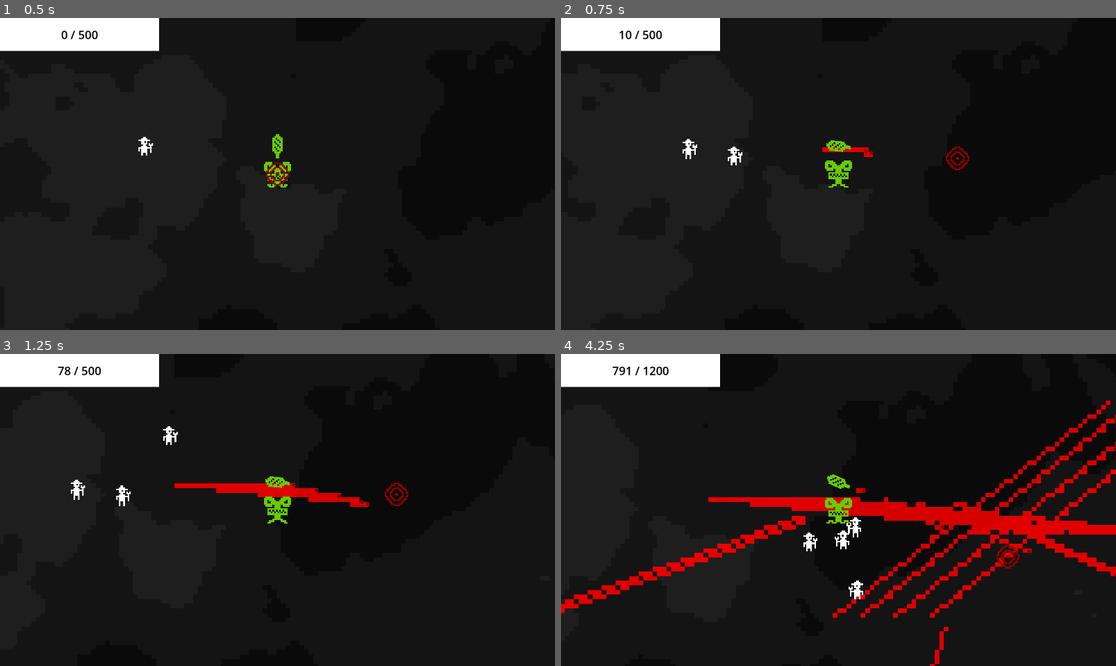
Above: before the commit, frames 1-4 (two rows, left to right).
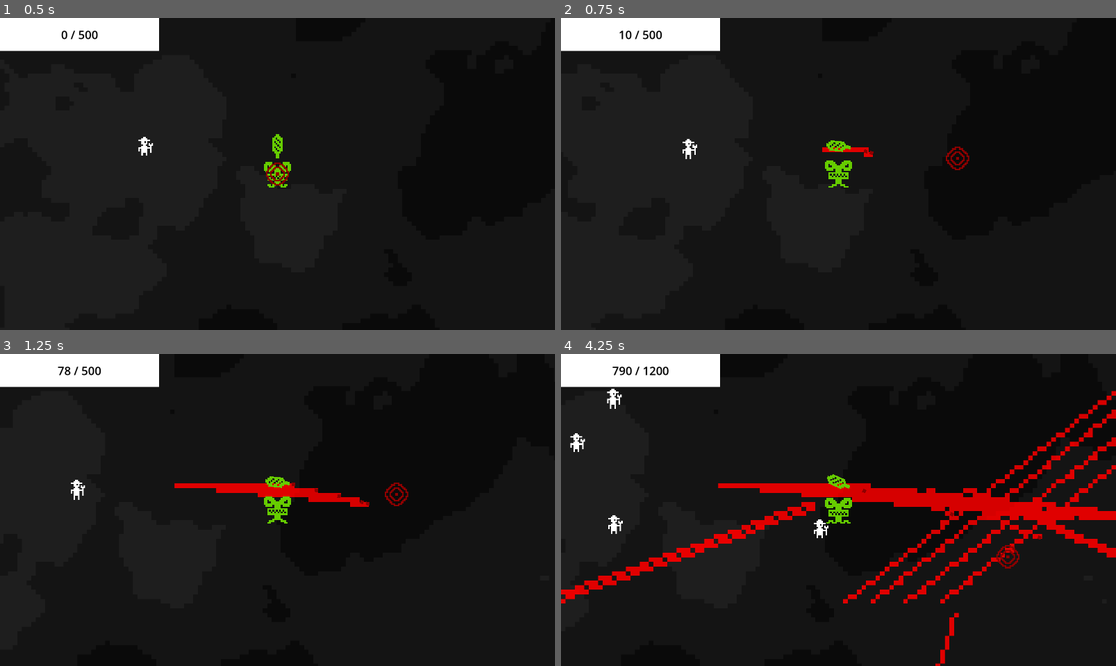
Above: after the commit, the same moments.

Repository: martindieck/color-contagion
Game: Godot game, scene res://Scenes/game.tscn
Two runs of this game, one before a commit and one after it. Both use one fixed random seed, a clock stepped at 60 frames per second and the inputs below.
Inputs (mouse positions are in pixels of both pictures, inside the frame that each line leads up to):
- Up to frame 1 (0.5 s): no input
- Up to frame 2 (0.75 s): move the mouse to (960, 158) at 0.52 s; press the mouse at (960, 158) at 0.53 s; hold D (move_right) from 0.53 s (still down)
- Up to frame 3 (1.25 s): keep holding D (move_right)
- Up to frame 4 (4.25 s): move the mouse to (727, 525) at 1.27 s; release D (move_right) at 1.28 s; release the mouse at (727, 525) at 1.28 s; hold Down (move_down) 1.28-2.03 s; click (727, 525) at 1.35 s; move the mouse to (894, 441) at 2.02 s; press the mouse at (894, 441) at 2.03 s; hold D (move_right) 2.03-2.78 s; move the mouse to (810, 572) at 2.77 s; release the mouse at (810, 572) at 2.78 s; hold W (move_up) 2.78-3.53 s; click (810, 572) at 2.85 s; move the mouse to (1005, 556) at 3.52 s; press the mouse at (1005, 556) at 3.53 s; hold A (move_left) from 3.53 s (still down)

Frame 1 is identical in both runs. In frame 2, less than 0.1% of the frame differs, in the area x 30-33%, y 41-48%; in frame 3, 0.2%; in frame 4, 14%, in the area x 0-100%, y 4-100%.

Commit message:
Fixed Spawner Position Bug

Diff:
--- a/Godot Project/Scenes/spawner.tscn
+++ b/Godot Project/Scenes/spawner.tscn
@@ -7,9 +7,10 @@
 point_count = 5
 
 [node name="Spawner" type="Node2D"]
+position = Vector2(-2, 0)
 
 [node name="Path2D" type="Path2D" parent="."]
-position = Vector2(-140.055, -77.7916)
+position = Vector2(-1121, -566)
 scale = Vector2(1.12727, 1.05898)
 curve = SubResource("Curve2D_hlit1")
 
